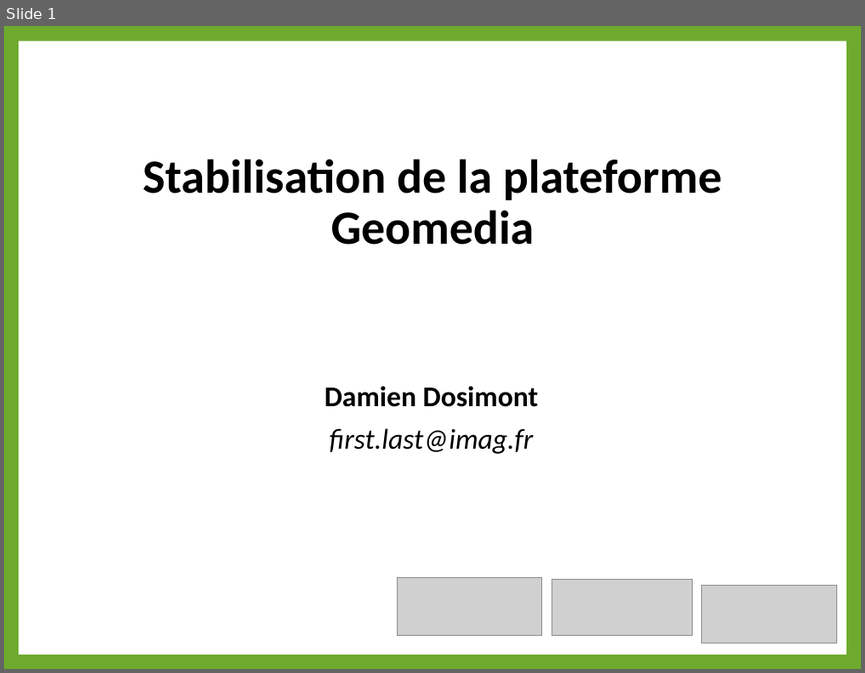
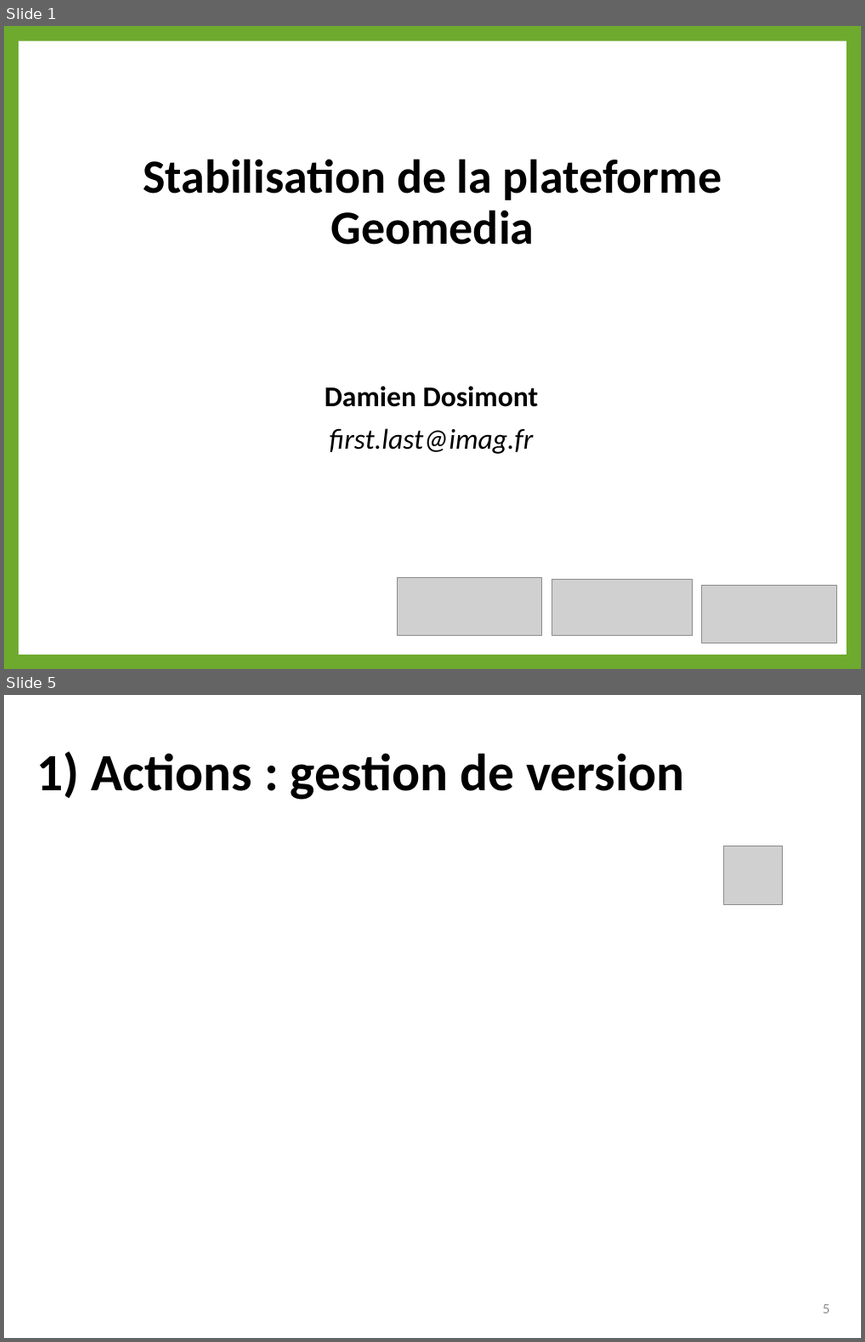
Before and after one commit to dosi-slides/2015_10_geomedia, a slide deck: slides.pptx. Shown one above the other, each under a label of ours: slide 1 before the commit, slides 1 and 5 after it; the slides between them are not shown. The pictures are 865x673 and 865x1342 pixels, drawn with LibreOffice and Linux fonts; fonts in the diff are those of the drawing; grey boxes stand for pictures; background and template pictures are left out. Boxes give left, top, right and bottom in pixels: in the first picture for what was removed or moved away, otherwise in the second. Text is boxed around its words. In the diff, an @@ line names an element or a change of style, - is before the commit and + after.

```diff
--- a/slides.pptx
+++ b/slides.pptx
@@ slide 5 added at bbox=[4, 695, 861, 1338], background #FFFFFF @@
@@ title added at bbox=[36, 751, 684, 800], 44 pt, text #000000, bold @@
+1) Actions : gestion de version
@@ picture added at bbox=[724, 845, 782, 904] @@
@@ page number added at bbox=[823, 1304, 829, 1313], 12 pt, text #8C8C8C @@
+5
```
Also in this commit, not shown: 6 other slides added, 1 slide removed.
